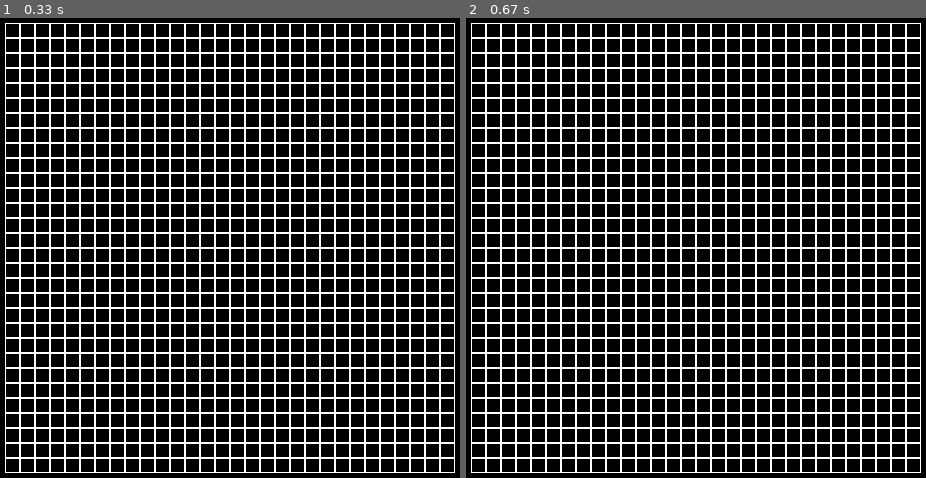
Above: before the commit, frames 1-2 (left to right).
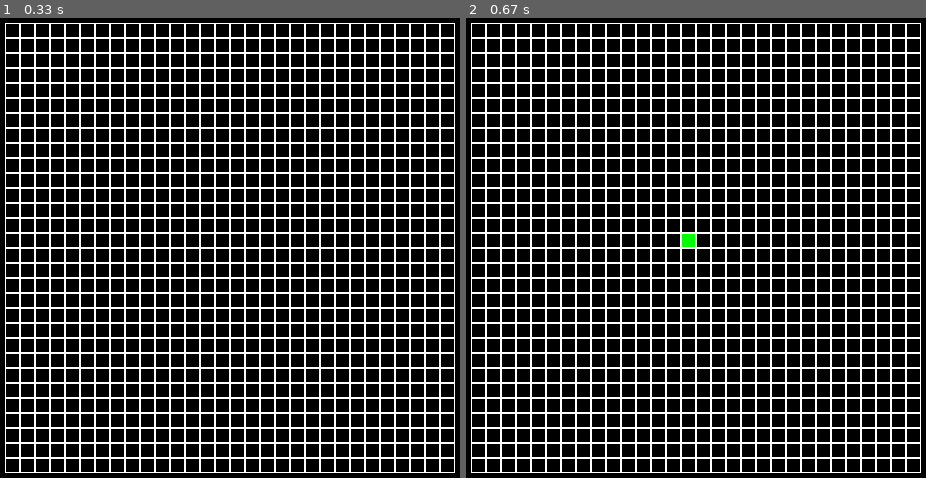
Above: after the commit, the same moments.

Repository: urasha/Life-pygame
Game: pygame game, started from main.py
The game is run twice, just before and just after one commit, with the same random seed, the same clock (stepped at 60 frames per second) and the same inputs.
Inputs (mouse positions are in pixels of both pictures, inside the frame that each line leads up to):
- Up to frame 1 (0.33 s): no input
- Up to frame 2 (0.67 s): click (696, 248) at 0.38 s

Frame 1 is identical in both runs. In frame 2, less than 0.1% of the frame differs, in the area x 46-50%, y 46-50%.

Commit message:
first task completed

Diff:
--- a/main.py
+++ b/main.py
@@ -1,9 +1,65 @@
 import pygame
-from board import Board
+
+
+class Board:
+    def __init__(self, width, height):
+        self.width = width
+        self.height = height
+        self.board = [[0] * width for _ in range(height)]
+        self.left = 10
+        self.top = 10
+        self.cell_size = 50
+
+    def set_view(self, left, top, cell_size):
+        self.left = left
+        self.top = top
+        self.cell_size = cell_size
+
+    def render(self, screen):
+        for i in range(self.height):
+            for j in range(self.width):
+                pygame.draw.rect(screen, 'white', (self.left + self.cell_size * j,
+                                                   self.top + self.cell_size * i,
+                                                   self.cell_size,
+                                                   self.cell_size), width=1)
+
+    def get_cell(self, mouse_pos):
+        if self.check_mouse_coords(mouse_pos):
+            for i in range(self.height):
+                for j in range(self.width):
+                    x1 = self.left + self.cell_size * j
+                    x2 = x1 + self.cell_size
+                    y1 = self.top + self.cell_size * i
+                    y2 = y1 + self.cell_size
+                    if mouse_pos[0] in range(x1, x2 + 1) and mouse_pos[1] in range(y1, y2 + 1):
+                        return j, i
+        return None
+
+    def check_mouse_coords(self, mouse_pos):
+        if self.left > mouse_pos[0] or mouse_pos[0] > self.left + self.cell_size * self.width:
+            return False
+        if self.top > mouse_pos[1] or mouse_pos[1] > self.top + self.cell_size * self.height:
+            return False
+        return True
+
+    def on_click(self, cell_coords):
+        self.board[cell_coords[1]][cell_coords[0]] = 1
+        pygame.draw.rect(screen, 'green', (self.left + self.cell_size * cell_coords[0],
+                                           self.top + self.cell_size * cell_coords[1],
+                                           self.cell_size,
+                                           self.cell_size))
+
+    def get_click(self, mouse_pos):
+        cell = self.get_cell(mouse_pos)
+        self.on_click(cell)
 
 
 class Life(Board):
-    pass
+    def __init__(self, width, height):
+        super().__init__(width, height)
+
+    def next_move(self):
+        pass
 
 
 if __name__ == '__main__':
@@ -20,8 +76,16 @@
         for event in pygame.event.get():
             if event.type == pygame.QUIT:
                 running = False
+
             if event.type == pygame.MOUSEBUTTONDOWN:
-                board.get_click(pygame.mouse.get_pos())
+                if event.button == 1:
+                    board.get_click(pygame.mouse.get_pos())
+                if event.button == 2:
+                    pass
+
+            if event.type == pygame.KEYDOWN:
+                if event.key == pygame.K_SPACE:
+                    pass
 
         board.render(screen)
         pygame.display.flip()
